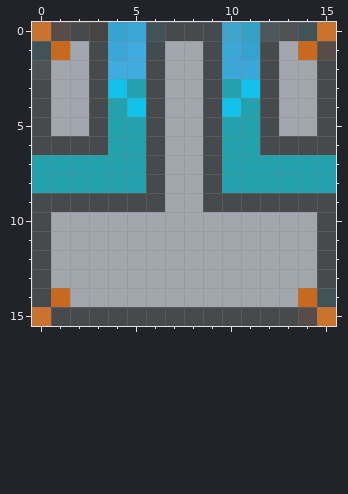
File history of a pixel-art sprite, cosmos_client/assets/cosmos/images/blocks/and_gate_back.png. This is how it looked before the edit.
The file is 16x16 pixels. Colours within 5 levels of each other are drawn and written as one.
After:
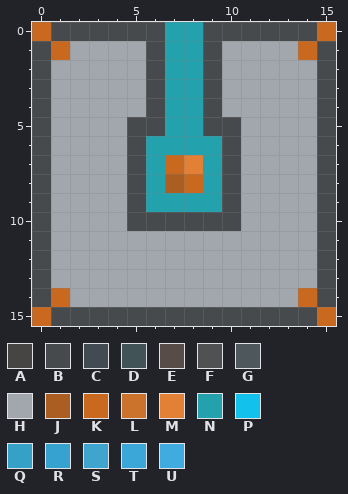
Palette (. is transparent): A #474543  B #474a4c  C #434b52  D #425358  E #584c49  F #4f5153  G #4e575c  H #a1a7ac  J #aa5e22  K #c9691f  L #cb722d  M #e28035  N #23a2ae  P #12c2ed  Q #36a1c6  R #36a2cf  S #3fa5ce  T #3ba7d8  U #3fabde
The author wrote: Logic block removal fix and and gate texture flip
Change:
@@ x 0..15 @@
- 0 LEBARTDBBBSQGFDL
- 1 DKHBTUCHHBTRBHKE
- 2 FHHBUUBHHBTTBHHB
- 3 BHHBPNBHHBNPBHHB
- 4 BHHBNPBHHBPNBHHB
- 5 BHHBNNBHHBNNBHHB
- 6 BBBBNNBHHBNNBBBB
- 7 NNNNNNBHHBNNNNNN
- 8 NNNNNNBHHBNNNNNN
- 9 BBBBBBBHHBBBBBBB
-10 BHHHHHHHHHHHHHHB
+ 0 KBBBBBBNNBBBBBBK
+ 1 BKHHHHBNNBHHHHKB
+ 2 BHHHHHBNNBHHHHHB
+ 3 BHHHHHBNNBHHHHHB
+ 4 BHHHHHBNNBHHHHHB
+ 5 BHHHHBBNNBBHHHHB
+ 6 BHHHHBNNNNBHHHHB
+ 7 BHHHHBNKMNBHHHHB
+ 8 BHHHHBNJKNBHHHHB
+ 9 BHHHHBNNNNBHHHHB
+10 BHHHHBBBBBBHHHHB
 11 BHHHHHHHHHHHHHHB
@@ x 0..15 @@
 13 BHHHHHHHHHHHHHHB
-14 BKHHHHHHHHHHHHKD
-15 LBBBBBBBBBBBBBEL
+14 BKHHHHHHHHHHHHKB
+15 KBBBBBBBBBBBBBBK
Changed places in both pictures, as pixel boxes (x1, y1, x2, y2):
changed: (32, 22, 336, 326)
